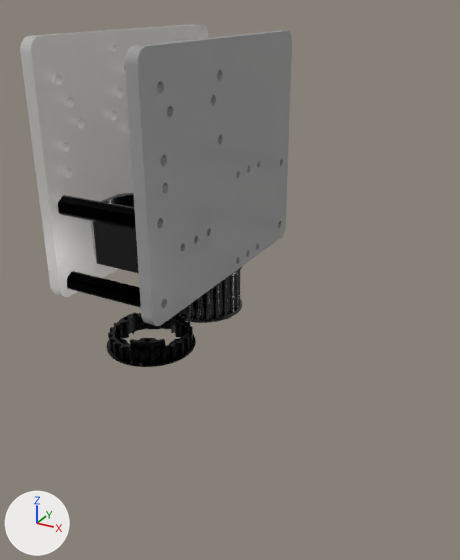
What one commit did to the glTF model assets/Robot_Reefscape2025/model_2.glb.
The view is the same before and after, from a 50 mm camera at (0.256, -0.258, 0.496) aimed at (0.11, 0.007, 0.364). Lighting does not change. The marker at lower left points along +X, +Y and +Z. Where no turn or scale is listed for an object, it has been applied to the vertices. Vertices at the same position are counted once.

Objects in the first picture: 'Part 1', 'Part 1.001', 'Part 1.002', 'Part 1.003', 'REV-21-2222', 'REV-21-3297-P01', 'RT25 Pulley'.
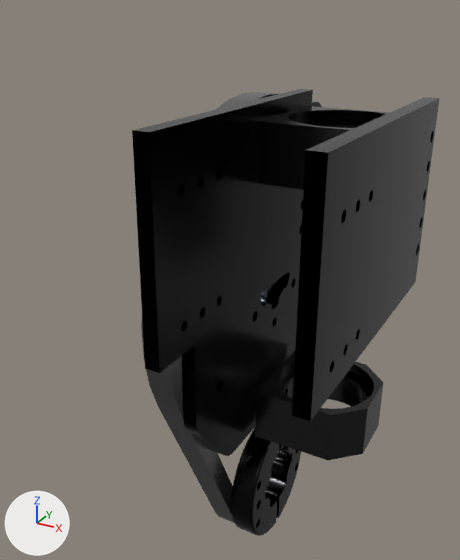
Changed parts and their boxes (x1, y1, x2, y2) in the pictures (460 x 560 px; the box of a moved part takes in the faces that stretch with it):
'Part 1.001', deleted
    before: (125, 31, 292, 326)
'0310 - placa motor brazo', added (black)
    after: (132, 89, 313, 373)
'0310 - placa motor brazo.001', added (black)
    after: (292, 97, 439, 421)
'Part 1.002', deleted
    before: (20, 24, 209, 297)
'0308 - placa brazo', added (black)
    after: (181, 101, 322, 456)
'REV-21-3297-P01.001', added (black)
    after: (255, 351, 383, 460)
'REV-21-3297-P01', recoloured, surface changed, reshaped, moved, turned
    before: (91, 193, 139, 273)
    after: (262, 106, 390, 190)
'Part 1', recoloured, reshaped, moved, turned
    before: (66, 271, 141, 308)
    after: (141, 92, 279, 523)
'REV-21-2581', added (black)
    after: (231, 427, 279, 536)
'REV-21-2222', deleted (black)
    before: (106, 312, 196, 367)
'RT25 Pulley', deleted
    before: (177, 267, 242, 323)
'Part 1.003', deleted (black)
    before: (58, 195, 136, 230)
'REV-21-2581.001', added (black)
    after: (265, 444, 301, 518)
'REV-21-3724', added
    after: (261, 282, 276, 302)
part 1 of me_part_1, added (black)
    after: (141, 92, 279, 523)
part 2 of me_part_1, deleted (black)
    before: (66, 271, 141, 308)
part 3 of me_rev_21_3297_p01, moved or reshaped
    before: (91, 195, 139, 273)
    after: (262, 122, 353, 190)

Diff of the bpy script that builds the scene:
```diff
--- a/assets/Robot_Reefscape2025/model_2.glb.py
+++ b/assets/Robot_Reefscape2025/model_2.glb.py
@@ mat_mat_2 @@
 mat_mat_2 = principled_material('mat_2')
-mat_mat_2.base_color = (0.0, 0.0, 0.0)  # black #000000
+mat_mat_2.base_color = (0.212, 0.212, 0.212)  # grey #7f7f7f
 mat_mat_2.metallic = 1.0
@@ mat_mat_3 @@
 mat_mat_3 = principled_material('mat_3')
-mat_mat_3.base_color = (0.376, 0.376, 0.376)  # grey #a5a5a5
+mat_mat_3.base_color = (0.0, 0.0, 0.0)  # black #000000
 mat_mat_3.roughness = 0.212
 mat_mat_3.alpha = 0.827
+mat_mat_3.metallic = 1.0
@@ mat_mat_4 @@
 mat_mat_4 = principled_material('mat_4')
-mat_mat_4.base_color = (0.823, 0.823, 0.823)  # white #eaeaea
+mat_mat_4.base_color = (0.0513, 0.0513, 0.0513)  # black #404040
 mat_mat_4.roughness = 0.212
 mat_mat_4.alpha = 0.376
+mat_mat_4.metallic = 1.0
@@ me_part_1 @@
 # used by ob_part_1; parent = ob_0300___brazo__1; location = (0.0377, -0.0304, 0.363); rotation_euler = (1.571, -0.00526, 1.571), in degrees (90, -0.3, 90)
-me_part_1.from_pydata(...)  # 120 vertices, 240 faces; spans x -0.0048..0.0048, y -0.0051..0.0051, z 0.0..0.0508
+me_part_1.from_pydata(...)  # 156 vertices, 312 faces; spans x -0.0833..0.0833, y -0.0914..0.1431, z -0.0059..0.0059
+# me_part_1 part 1: 156 vertices added at x -0.0833..0.0833, y -0.0914..0.1431, z -0.0059..0.0059
+# me_part_1 part 2: 120 vertices removed from x -0.0048..0.0048, y -0.0051..0.0051, z 0.0..0.0508
 me_part_1.materials.append(mat_mat_2)
@@ me_rev_21_3297_p01 @@
 # used by ob_rev_21_3297_p01; parent = ob_0300___brazo__1; location = (0.0631, 0.0, 0.386); rotation_euler = (1.571, 0.00526, -1.571), in degrees (90, 0.3, -90)
-me_rev_21_3297_p01.from_pydata(...)  # 540 vertices, 1092 faces; spans x -0.0254..0.0254, y -0.0127..0.0127, z -0.0254..0.0254
-me_rev_21_3297_p01.materials.append(mat_mat_5)  # black #404040
+me_rev_21_3297_p01.from_pydata(...)  # 539 vertices, 1090 faces; spans x -0.0254..0.0254, y -0.0127..0.0127, z -0.0254..0.0254
+# me_rev_21_3297_p01 part 3
+# 3 vertices are removed from x 0.0107..0.013, y -0.002..-0.0003, z -0.0175..-0.0158
+# 156 faces are deleted
+# 6 vertices move from x 0.0107..0.0127, y -0.002..-0.0001, z -0.0175..-0.0161 to x 0.0107..0.013, y -0.002..-0.0002, z -0.0175..-0.0159
+# 2 vertices are added at (0.0109, -0.001, -0.0173), (0.0123, -0.002, -0.0164)
+# 154 new faces join them
+me_rev_21_3297_p01.materials.append(mat_mat_4)  # black #404040
@@ ob_rev_21_2222 @@
-ob_rev_21_2222 = bpy.data.objects.new('REV-21-2222', me_rev_21_2222)
@@ ob_rt25_pulley @@
-ob_rt25_pulley = bpy.data.objects.new('RT25 Pulley', me_rt25_pulley)
@@ ob_part_1 @@
 ob_part_1.parent = ob_0300___brazo__1
-ob_part_1.location = (0.0377, -0.0304, 0.363)
-ob_part_1.rotation_euler = (1.571, -0.00526, 1.571)  # degrees (90, -0.3, 90)
+ob_part_1.location = (0.127, 0.0, 0.316)
+ob_part_1.rotation_euler = (1.571, 0.0, -1.571)  # degrees (90, 0, -90)
@@ ob_part_1_001 @@
-ob_part_1_001 = bpy.data.objects.new('Part 1.001', me_part_1_001)
@@ ob_part_1_002 @@
-ob_part_1_002 = bpy.data.objects.new('Part 1.002', me_part_1_002)
@@ ob_rev_21_3297_p01 @@
 ob_rev_21_3297_p01.parent = ob_0300___brazo__1
-ob_rev_21_3297_p01.location = (0.0631, 0.0, 0.386)
-ob_rev_21_3297_p01.rotation_euler = (1.571, 0.00526, -1.571)  # degrees (90, 0.3, -90)
+ob_rev_21_3297_p01.location = (0.168, 0.000788, 0.439)
+ob_rev_21_3297_p01.rotation_euler = (-1.571, -0.0111, -1.571)  # degrees (-90, -0.6, -90)
@@ ob_part_1_003 @@
-ob_part_1_003 = bpy.data.objects.new('Part 1.003', me_part_1_003)
@@ ob_0310___placa_motor_brazo_001 @@
+ob_0310___placa_motor_brazo_001 = bpy.data.objects.new('0310 - placa motor brazo.001', me_0310___placa_motor_brazo_001)  # 800 vertices, 1640 faces; spans x -0.0038..0.0038, y -0.0639..0.0641, z -0.0363..0.049; in mat_mat_3 (black #000000)
+ob_0310___placa_motor_brazo_001.location = (0.1964, -0.0379, 0.4112)
@@ ob_rev_21_3297_p01_001 @@
+ob_rev_21_3297_p01_001 = bpy.data.objects.new('REV-21-3297-P01.001', me_rev_21_3297_p01_001)  # 539 vertices, 1090 faces; spans x -0.0254..0.0254, y -0.0255..0.0255, z -0.013..0.013; in mat_mat_4 (black #404040)
+ob_rev_21_3297_p01_001.location = (0.1682, -0.0006, 0.3119)
@@ ob_0308___placa_brazo @@
+ob_0308___placa_brazo = bpy.data.objects.new('0308 - placa brazo', me_0308___placa_brazo)  # 1704 vertices, 3472 faces; spans x 0.0..0.006, y -0.074..0.077, z -0.077..0.077; in mat_mat_3 (black #000000)
+ob_0308___placa_brazo.location = (0.1333, -0.0009, 0.3756)
@@ ob_0310___placa_motor_brazo @@
+ob_0310___placa_motor_brazo = bpy.data.objects.new('0310 - placa motor brazo', me_0310___placa_motor_brazo_001.copy())
+ob_0310___placa_motor_brazo.location = (0.1393, -0.0373, 0.4112)
@@ ob_rev_21_3724 @@
+ob_rev_21_3724 = bpy.data.objects.new('REV-21-3724', me_rev_21_3724)  # 10384 vertices, 20904 faces; spans x -0.006..0.006, y -0.082..0.082, z -0.082..0.082; in mat_mat_1 (dark grey #4d4d4d)
+ob_rev_21_3724.location = (0.1269, 0.0, 0.3756)
@@ ob_rev_21_2581_001 @@
+ob_rev_21_2581_001 = bpy.data.objects.new('REV-21-2581.001', me_rev_21_2581_001)  # 1293 vertices, 2602 faces; spans x -0.0063..0.0063, y 0.0016..0.0333, z -0.0332..0.0332; in mat_mat_0 (black #202020)
+ob_rev_21_2581_001.location = (0.139, 0.0, 0.2563)
@@ ob_rev_21_2581 @@
+ob_rev_21_2581 = bpy.data.objects.new('REV-21-2581', me_rev_21_2581)  # 1265 vertices, 2546 faces; spans x -0.0063..0.0063, y -0.0333..-0.0016, z -0.0332..0.0332; in mat_mat_0 (black #202020)
+ob_rev_21_2581.location = (0.139, 0.0, 0.2563)
```
